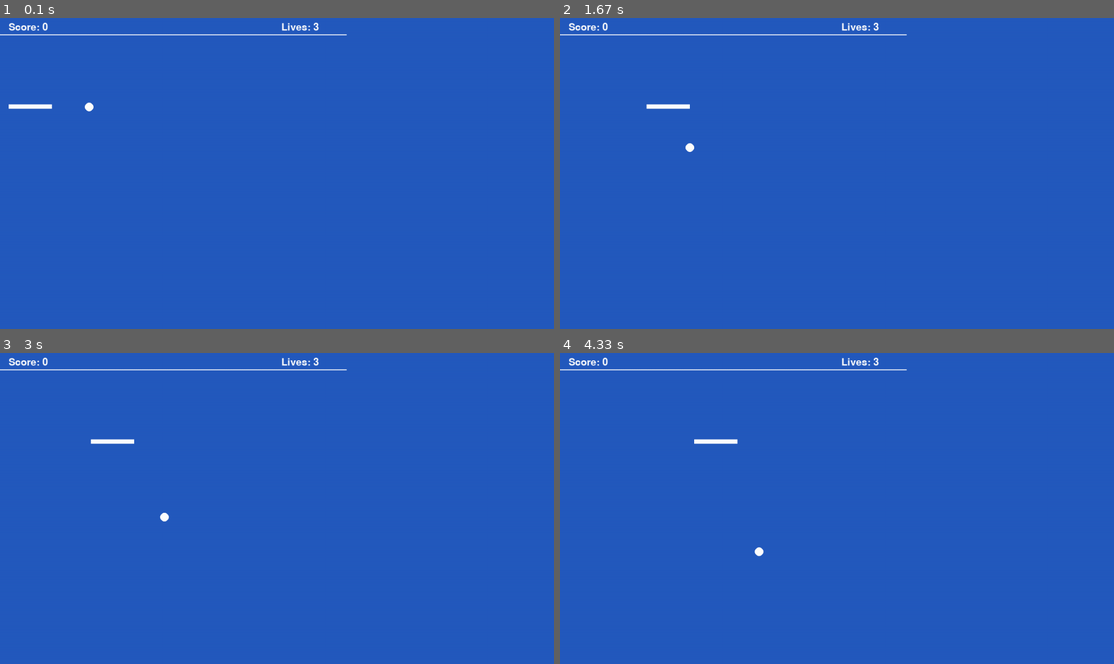
Above: before the commit, frames 1-4 (two rows, left to right).
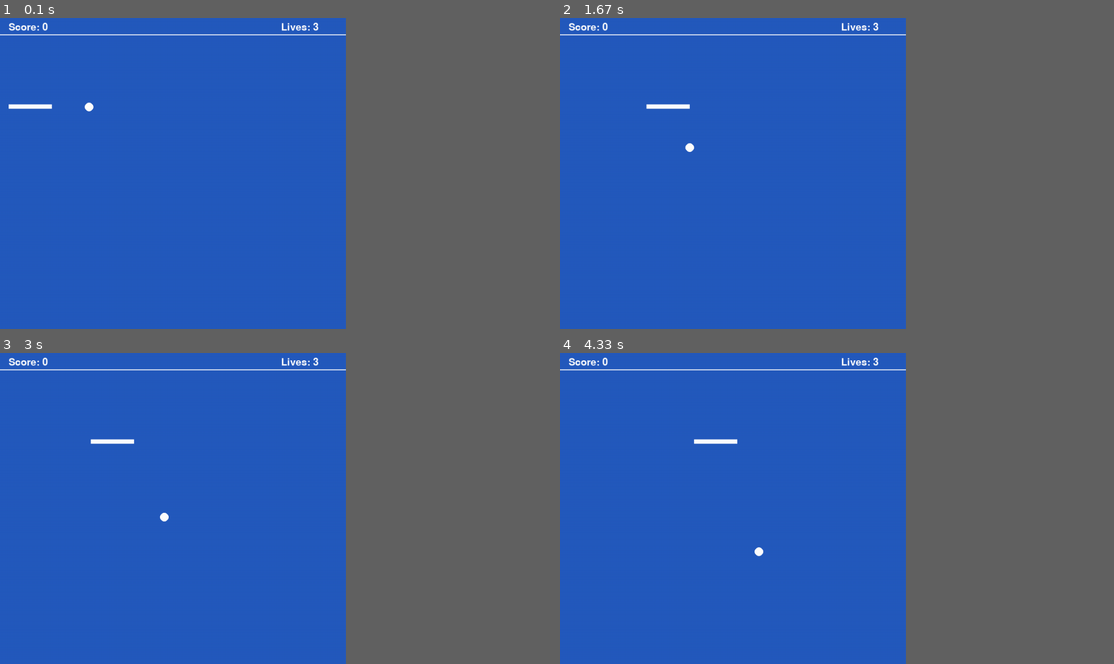
Above: after the commit, the same moments.

Repository: jmiko4/Pygame
Game: pygame game, started from game.py
Same seed, same stepped clock (60 frames per second), same inputs: the game is played once before the commit and once after it.
Inputs:
- Up to frame 1 (0.1 s): no input
- Up to frame 2 (1.67 s): hold Right 0.33-0.8 s; hold Right 0.83-1.3 s; hold Left from 1.33 s (still down)
- Up to frame 3 (3 s): release Left at 1.87 s; hold Left 1.9-2.3 s; hold Right 2.33-2.97 s
- Up to frame 4 (4.33 s): hold Left 3-3.47 s; hold Right 3.5-3.97 s; hold Right from 4 s (still down)
In our replay, the window is 900x506 before the commit and 562x506 after it. These sizes can differ from the game's own. Grey fills any space a smaller window leaves; there, only what the larger window draws over its background counts as a difference.

The runs differ from the first frame. In frame 1, less than 0.1% of the frame differs, in the area x 15-63%, y 1-30%; in frame 2, less than 0.1%; in frame 3, less than 0.1%; in frame 4, less than 0.1%, in the area x 24-63%, y 1-66%.

Commit message:
screen width updated

Diff:
--- a/game.py
+++ b/game.py
@@ -7,7 +7,7 @@
 vec = pygame.math.Vector2  # 2 for two dimensional
 
 HEIGHT = 720
-WIDTH = 1280
+WIDTH = 800
 ACC = 0.5
 FRIC = -0.12
 FPS = 60
